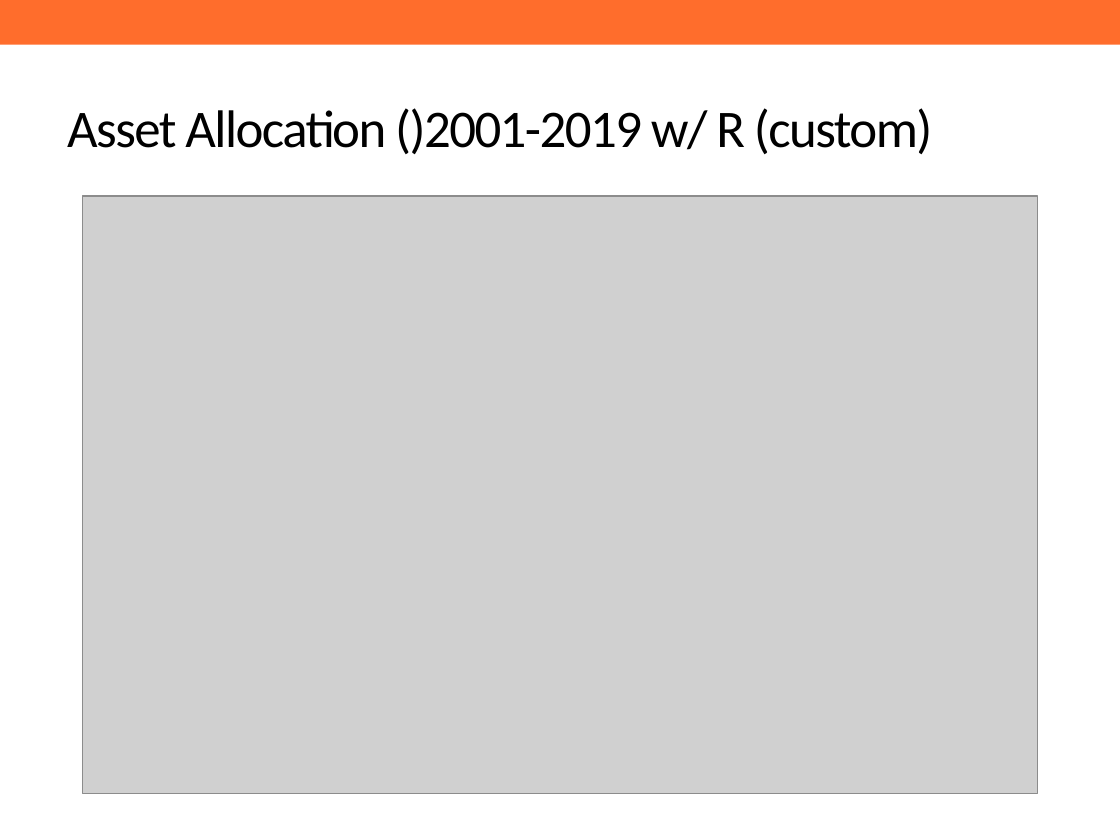
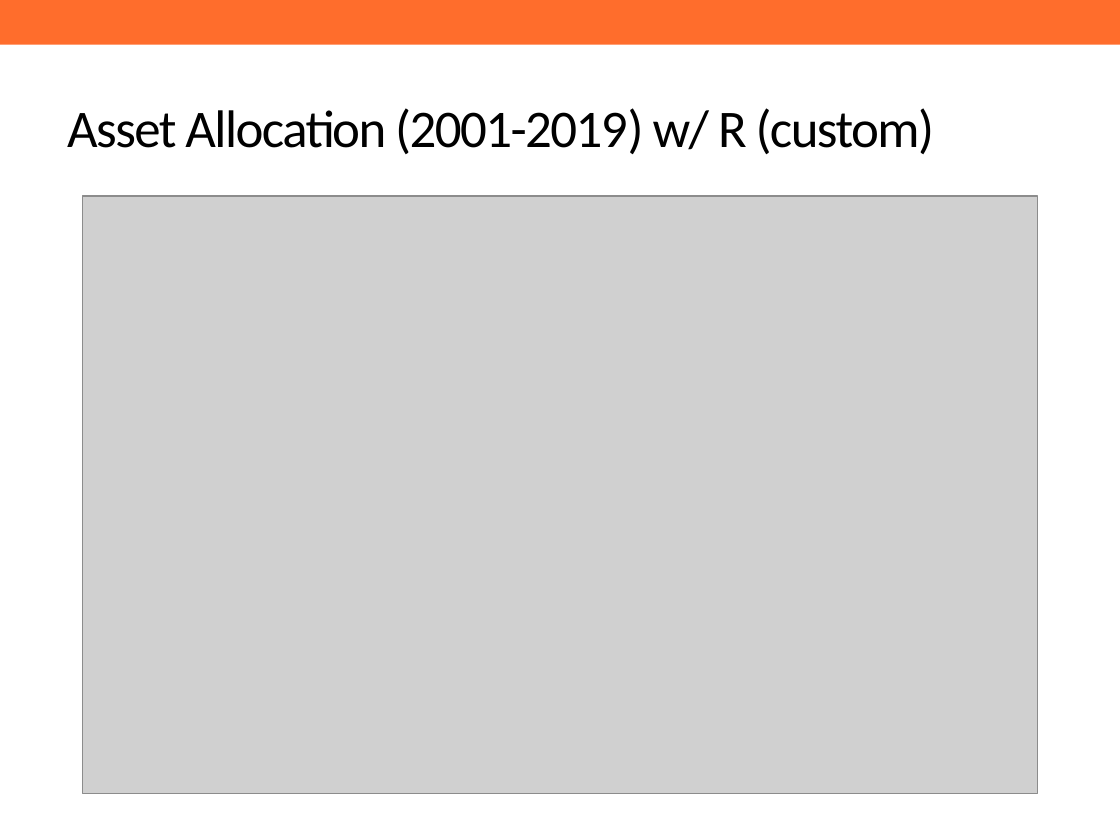
Before and after one commit to ReasonFoundation/GraphicsR, a slide deck: slide 6 of DeckUpdate/SamplePPT.pptx. Drawn at 1120x840 pixels with LibreOffice and Linux fonts; fonts in the diff are those of the drawing; grey boxes stand for pictures; background and template pictures are left out. Boxes give left, top, right and bottom in pixels: in the first picture for what was removed or moved away, otherwise in the second. Text is boxed around its words. In the diff, an @@ line names an element or a change of style, - is before the commit and + after.

```diff
--- a/DeckUpdate/SamplePPT.pptx
+++ b/DeckUpdate/SamplePPT.pptx
@@ title at bbox=[67, 108, 935, 154]: text changed @@
-Asset Allocation ()2001-2019 w/ R (custom)
+Asset Allocation (2001-2019) w/ R (custom)
```
Also in this commit, not shown: 1 other file.
